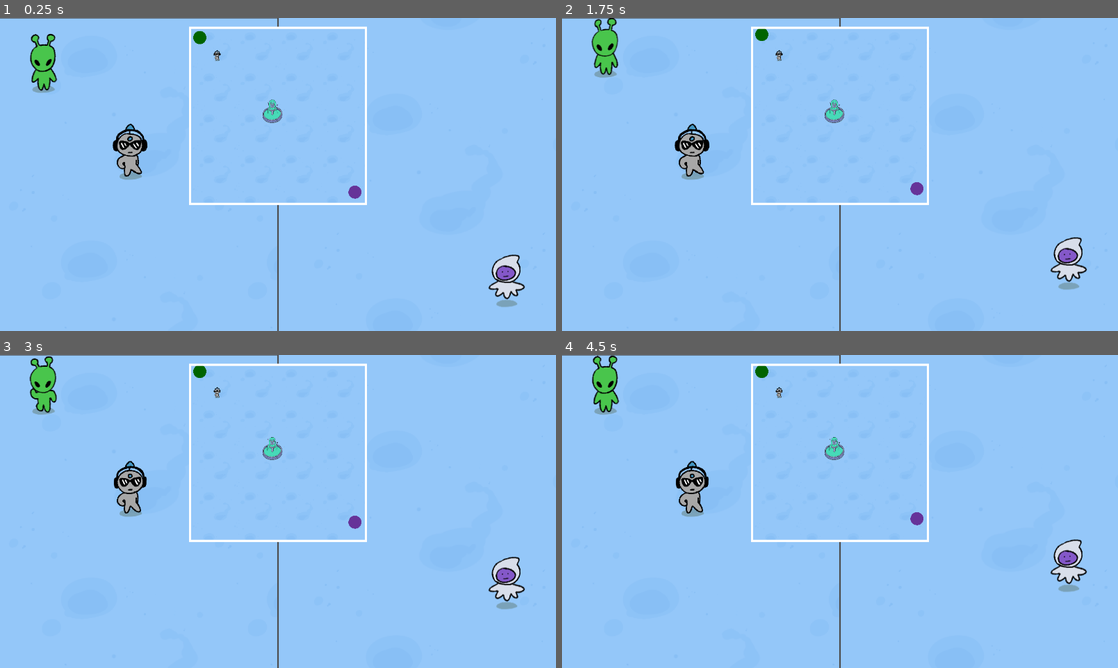
Above: before the commit, frames 1-4 (two rows, left to right).
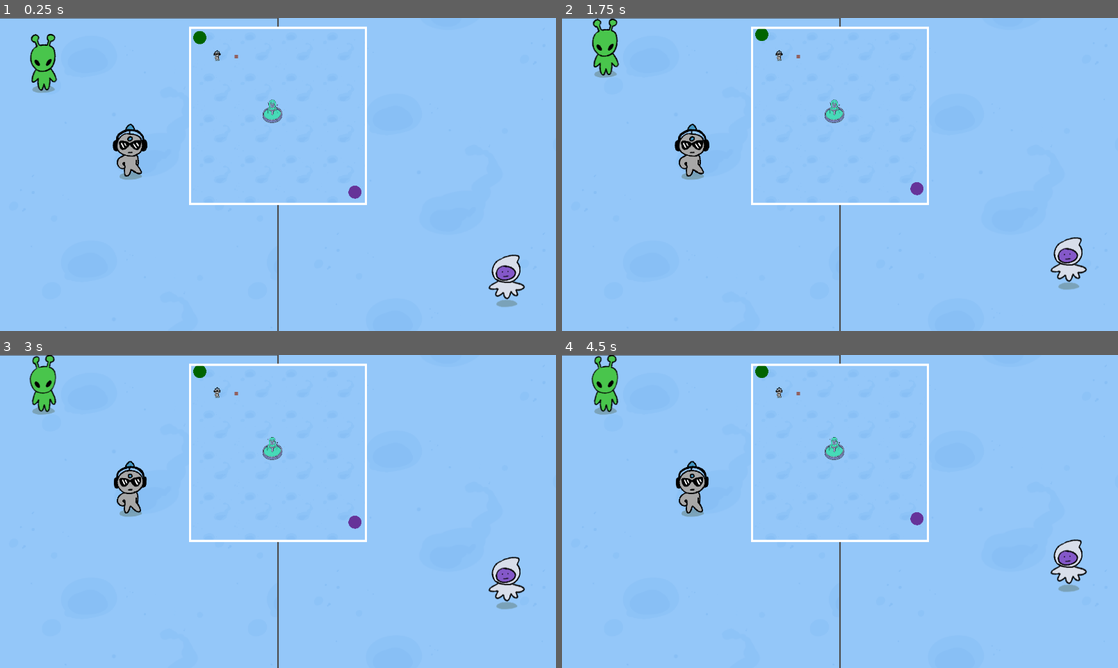
Above: after the commit, the same moments.

Repository: liannie3/wwhataburger
Game: Godot game, scene res://main_game/SpitScreen.tscn
Two runs of this game, one before a commit and one after it. Both use one fixed random seed, a clock stepped at 60 frames per second and the inputs below. This scene is started directly instead of the project's main scene.
Inputs:
- Up to frame 1 (0.25 s): no input
- Up to frame 2 (1.75 s): hold W (p1_up) 0.53-1.28 s; tap I (p2_up) at 0.6, 1.35 s
- Up to frame 3 (3 s): hold W (p1_up) from 2.03 s (still down); tap I (p2_up) at 2.1, 2.85 s
- Up to frame 4 (4.5 s): release W (p1_up) at 3.53 s; tap I (p2_up) at 3.6, 4.35 s

The runs differ from the first frame. In frame 1, less than 0.1% of the frame differs, in the area x 42-43%, y 11-13%; in frame 2, 0.2%; in frame 3, 0.3%, in the area x 5-43%, y 0-19%; in frame 4, 0.2%.

Commit message:
Create ability to pick up some emotions

Diff:
--- a/main_game/MainGame.tscn
+++ b/main_game/MainGame.tscn
@@ -4,6 +4,7 @@
 [ext_resource type="PackedScene" uid="uid://gbsug7oj0630" path="res://main_game/Arena.tscn" id="2_arena"]
 [ext_resource type="PackedScene" uid="uid://bxfumbre853g0" path="res://main_game/Player.tscn" id="3_p3wb7"]
 [ext_resource type="PackedScene" uid="uid://bfu4lj43j681i" path="res://main_game/NPC.tscn" id="4_03gfc"]
+[ext_resource type="PackedScene" uid="uid://cr5usn0g1yji0" path="res://main_game/TestEmotion.tscn" id="5_w0aw3"]
 
 [node name="MainGame" type="Node2D" unique_id=1780440313]
 script = ExtResource("1_0lykq")
@@ -20,3 +21,6 @@
 
 [node name="Npc" parent="." unique_id=364730679 instance=ExtResource("4_03gfc")]
 position = Vector2(300, 300)
+
+[node name="TestEmotion" parent="." unique_id=1897053641 instance=ExtResource("5_w0aw3")]
+position = Vector2(500, 300)
--- /dev/null
+++ b/main_game/TestEmotion.tscn
@@ -0,0 +1,18 @@
+[gd_scene format=3 uid="uid://cr5usn0g1yji0"]
+
+[ext_resource type="Script" uid="uid://cdagq5y111yv1" path="res://main_game/test_emotion.gd" id="1_h3gpv"]
+
+[sub_resource type="RectangleShape2D" id="RectangleShape2D_4k3wj"]
+size = Vector2(40, 40)
+
+[node name="TestEmotion" type="Area2D" unique_id=1897053641]
+script = ExtResource("1_h3gpv")
+
+[node name="ColorRect" type="ColorRect" parent="." unique_id=916523286]
+offset_right = 40.0
+offset_bottom = 40.0
+color = Color(0.5724852, 0.3812654, 0.37620568, 1)
+
+[node name="CollisionShape2D" type="CollisionShape2D" parent="." unique_id=959477496]
+position = Vector2(20, 20)
+shape = SubResource("RectangleShape2D_4k3wj")
--- a/main_game/player.gd
+++ b/main_game/player.gd
@@ -2,39 +2,71 @@
 class_name Player
 
 @export var player_id: int = 1
-@export var speed: float = 300.0
+@export var base_speed: float = 300.0
+@export var dash_speed: float = 800.0
+
 @onready var minimap_dot = $MinimapDot
-
 @onready var anim = $AnimatedSprite2D
 
-func _ready():
+# Variable to hold the player's current emotion
+var current_emotion: EmotionData.Emotion = EmotionData.Emotion.NONE
+
+func _ready() -> void:
 	# Paint the dot based on the player ID!
 	if player_id == 1:
 		minimap_dot.modulate = Color.DARK_GREEN
 	else:
 		minimap_dot.modulate = Color.REBECCA_PURPLE
 
+	# Connect to the EmotionManager to listen for changes, and grab the starting state
+	EmotionManager.emotion_changed.connect(_on_emotion_changed)
+	current_emotion = EmotionManager.get_emotion(player_id)
+
 func _physics_process(delta: float) -> void:
-	# 1. Build the action strings dynamically based on the player_id
-	# If player_id is 1, this becomes "p1_up". If i2t's 2, it becomes "p2_up".
 	var prefix = "p" + str(player_id) + "_"
 	var up = prefix + "up"
 	var down = prefix + "down"
 	var left = prefix + "left"
 	var right = prefix + "right"
+	var dash = prefix + "dash" # Will need keys
 
-	# 2. Get the movement direction using our dynamically created strings
+	# 2. Get the raw movement direction
 	var direction = Input.get_vector(left, right, up, down)
 
-	# 3. Apply the movement
-	velocity = direction * speed
+	# EMOTION MODIFIER: Reverse Controls
+	if current_emotion == EmotionData.Emotion.REVERSE_CONTROLS:
+		direction *= -1
+
+	# EMOTION MODIFIER: Speed
+	var speed_mult = EmotionData.get_speed_multiplier(current_emotion)
+	var target_velocity = direction * (base_speed * speed_mult)
+
+	# EMOTION MODIFIER: Acceleration (Instant vs Contempt's sliding)
+	var accel = EmotionData.get_acceleration(current_emotion)
+	if accel > 0.0:
+		velocity = velocity.lerp(target_velocity, accel * delta)
+	else:
+		velocity = target_velocity
+
+	# EMOTION MODIFIER: Dash (Fear)
+	if Input.is_action_just_pressed(dash) and EmotionData.has_dash(current_emotion):
+		var dash_dir = direction if direction != Vector2.ZERO else _get_facing_direction()
+		velocity = dash_dir * dash_speed
+
 	move_and_slide()
 
-	if direction.length() > 0:
-		# If moving, play the move animation
+	if velocity.length() > 10.0:
 		anim.play(prefix + "move")
-		if direction.x != 0:
-			anim.flip_h = direction.x > 0
+		if velocity.x != 0:
+			anim.flip_h = velocity.x < 0
 	else:
-		# If standing still, play idle
 		anim.play(prefix + "idle")
+
+func _on_emotion_changed(id: int, emotion: EmotionData.Emotion) -> void:
+	if id == player_id:
+		current_emotion = emotion
+		print(current_emotion)
+		# this is where you would apply the ZOOM_IN / ZOOM_OUT logic.
+
+func _get_facing_direction() -> Vector2:
+	return Vector2.LEFT if anim.flip_h else Vector2.RIGHT
--- /dev/null
+++ b/main_game/test_emotion.gd
@@ -0,0 +1,17 @@
+extends Area2D
+
+@export var emotion_to_apply: EmotionData.Emotion = EmotionData.Emotion.ANGER
+
+@export var consume_on_touch: bool = false
+
+func _ready() -> void:
+	body_entered.connect(_on_body_entered)
+
+func _on_body_entered(body: Node2D) -> void:
+	if body is Player:
+		EmotionManager.set_emotion(body.player_id, emotion_to_apply)
+
+		print("Player %d just picked up emotion: %s" % [body.player_id, EmotionData.Emotion.keys()[emotion_to_apply]])
+
+		if consume_on_touch:
+			queue_free()
--- a/project.godot
+++ b/project.godot
@@ -18,6 +18,7 @@
 [autoload]
 
 GlobalStats="*uid://bofh5l06sx0ts"
+EmotionManager="*uid://8hhg66uayoth"
 
 [display]
 
Not shown, added: main_game/test_emotion.gd.uid
